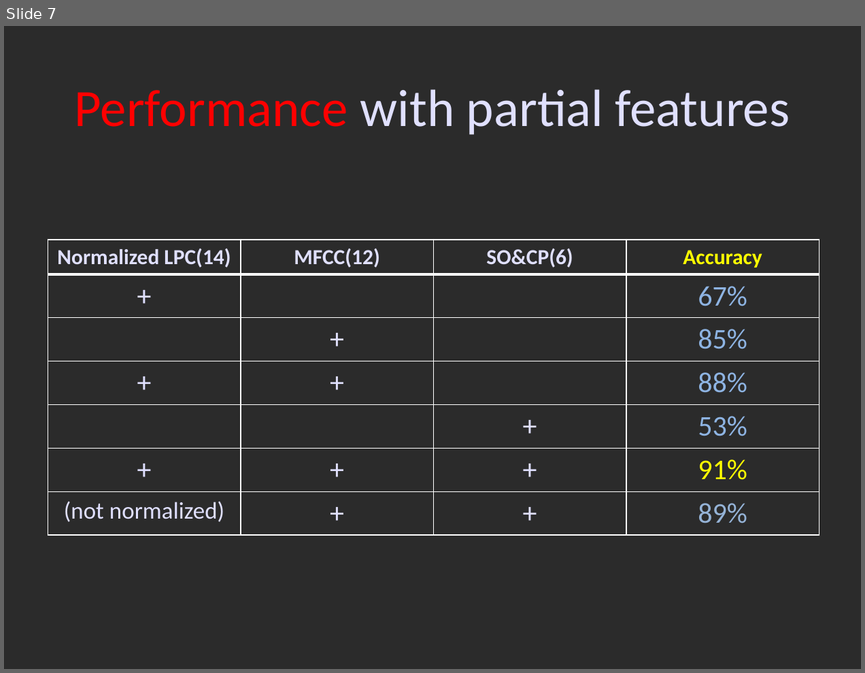
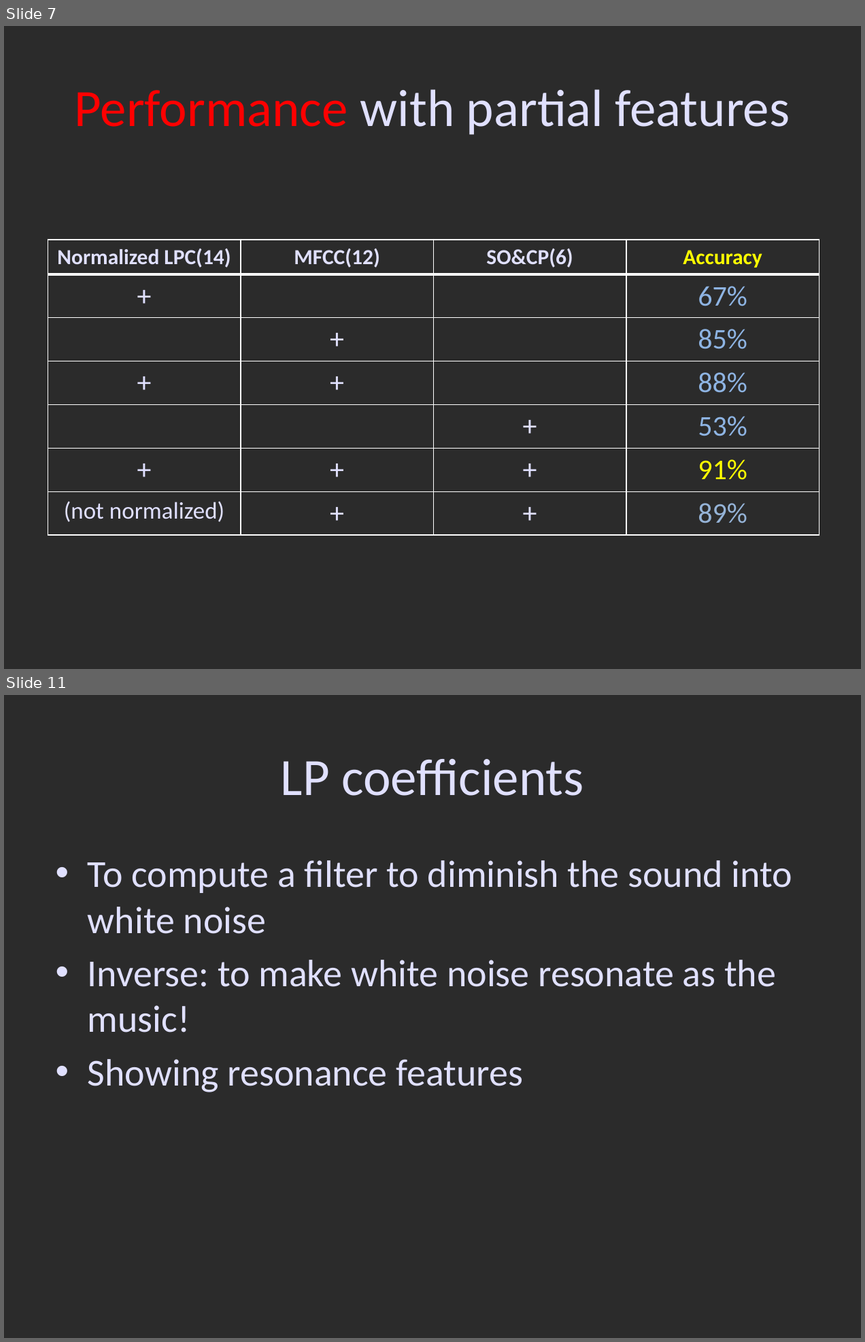
Before and after one commit to wiku30/Musical_Instrument_Classification, a slide deck: ppt/SST.pptx. Shown one above the other, each under a label of ours: slide 7 before the commit, slides 7 and 11 after it; the slides between them are not shown. The pictures are 865x673 and 865x1342 pixels, drawn with LibreOffice and Linux fonts; fonts in the diff are those of the drawing; background and template pictures are left out; a plain dark background stands for a picture behind light text. Boxes give left, top, right and bottom in pixels: in the first picture for what was removed or moved away, otherwise in the second. Text is boxed around its words. In the diff, an @@ line names an element or a change of style, - is before the commit and + after.

```diff
--- a/ppt/SST.pptx
+++ b/ppt/SST.pptx
@@ slide 11 added at (4,695,861,1338), background picture (left out) @@
@@ title added at (281,759,583,796), 44 pt, text #E0E0FF @@
+LP coefficients
@@ text added at (88,860,792,1092), 32 pt, text #E0E0FF @@
+• To compute a filter to diminish the sound into white noise
+• Inverse: to make white noise resonate as the music!
+• Showing resonance features
```
Also in this commit, not shown: 5 other slides added, 5 other files.
